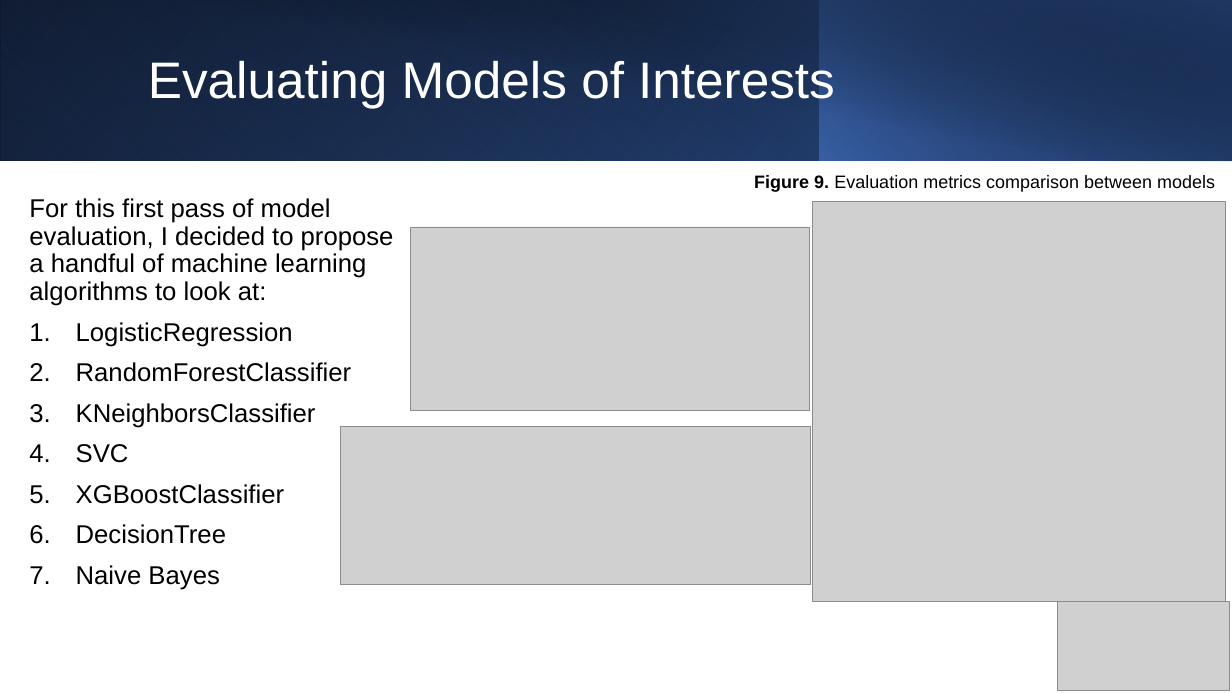
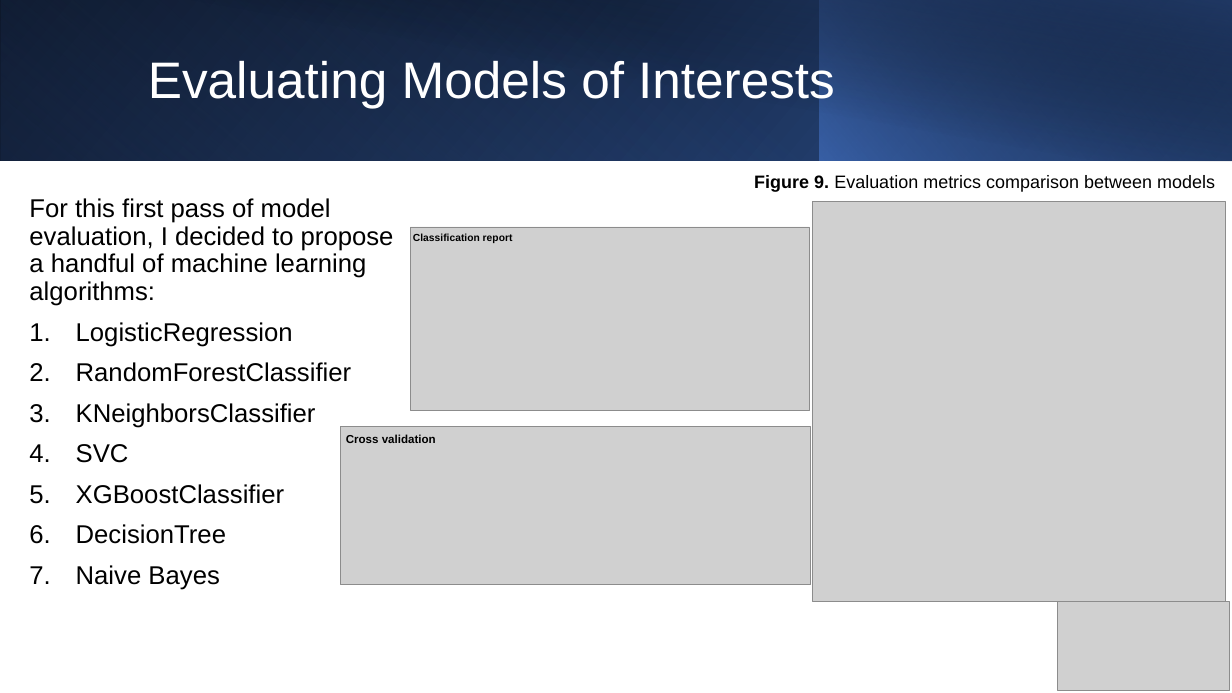
Before and after one commit to johnnys7n/Data-Scientist-Case-Study, a slide deck: slide 16 of JS-case-study-presentation.pptx. Drawn at 1232x693 pixels with LibreOffice and Linux fonts; fonts in the diff are those of the drawing; grey boxes stand for pictures. Boxes give left, top, right and bottom in pixels: in the first picture for what was removed or moved away, otherwise in the second. Text is boxed around its words. In the diff, an @@ line names an element or a change of style, - is before the commit and + after.

```diff
--- a/JS-case-study-presentation.pptx
+++ b/JS-case-study-presentation.pptx
@@ text at (x1=29, y1=198, x2=394, y2=306): text changed @@
-For this first pass of model evaluation, I decided to propose a handful of machine learning algorithms to look at:
+For this first pass of model evaluation, I decided to propose a handful of machine learning algorithms:
@@ text added at (x1=413, y1=233, x2=513, y2=243), 8 pt, text #000000, bold @@
+Classification report
@@ text added at (x1=346, y1=434, x2=436, y2=443), 9 pt, text #000000, bold @@
+Cross validation
```
Also in this commit, not shown: 17 other slides changed, 1 other file.
